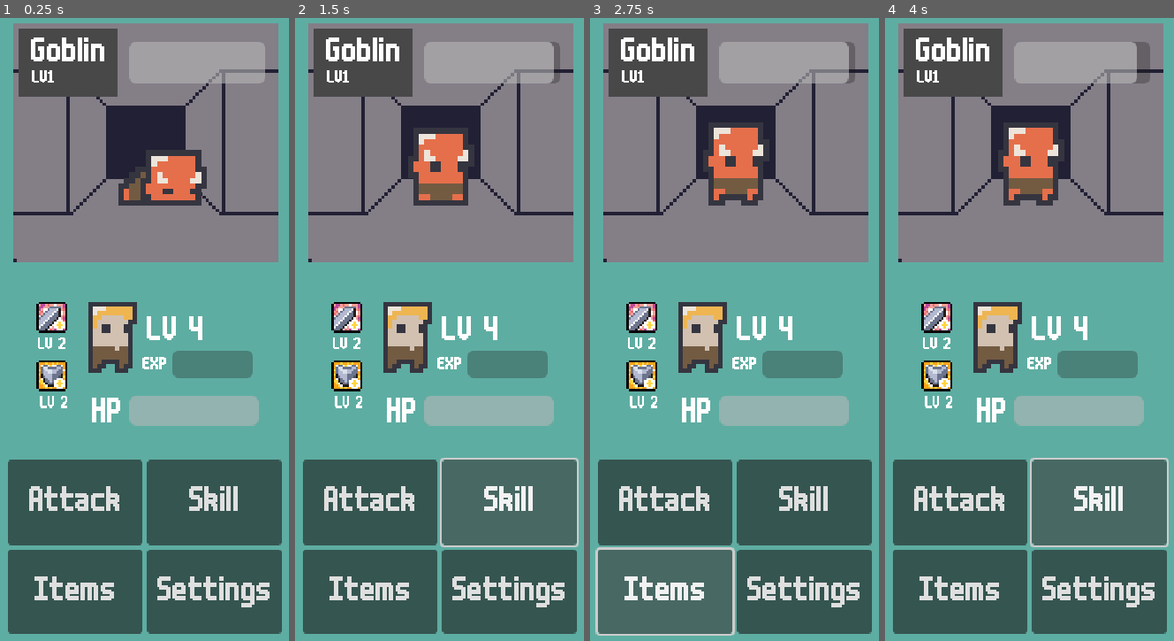
Above: before the commit, frames 1-4 (left to right).
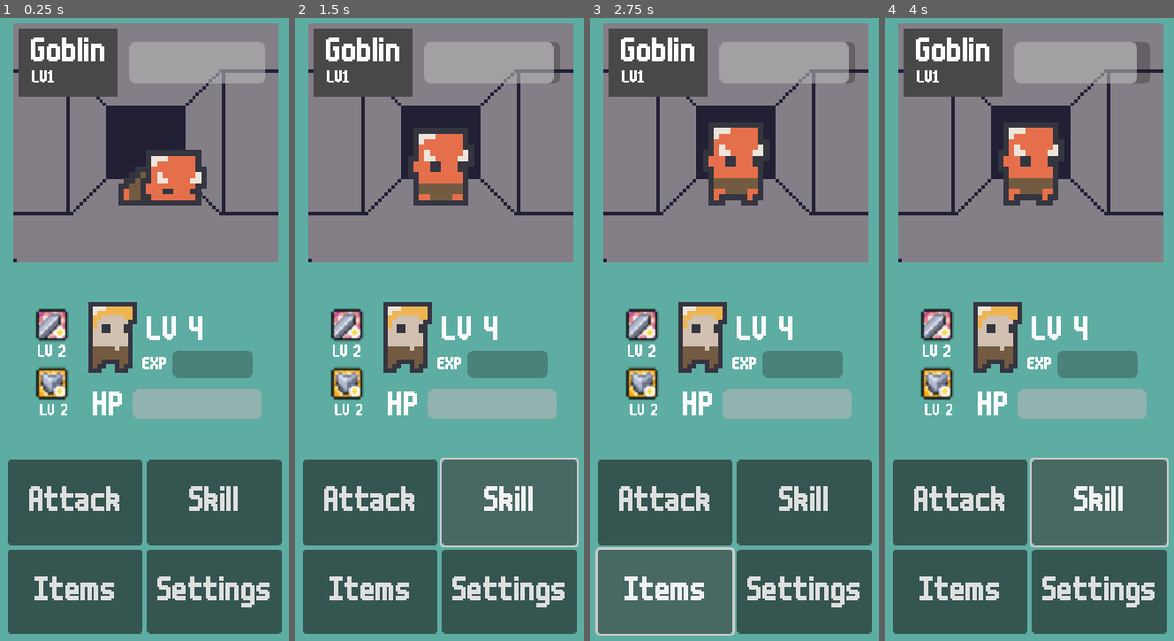
Above: after the commit, the same moments.

Repository: THE21Falcam/Dungeon-Madness
Game: Godot game, scene res://Main World/Layout/Landscape.tscn
The game is run twice, just before and just after one commit, with the same random seed, the same clock (stepped at 60 frames per second) and the same inputs.
Inputs:
- Up to frame 1 (0.25 s): no input
- Up to frame 2 (1.5 s): click "Attack" at 0.5 s; click "Skill" at 1.25 s
- Up to frame 3 (2.75 s): click "Items" at 2 s
- Up to frame 4 (4 s): click "Attack" at 2.75 s; click "Skill" at 3.5 s

The runs differ from the first frame. In frame 1, 2.9% of the frame differs, in the area x 12-91%, y 45-66%; in frame 2, 2.9%; in frame 3, 2.9%; in frame 4, 2.9%.

Commit message:
I Don't Know ?

Diff:
--- a/Main World/Layout/Landscape.tscn
+++ b/Main World/Layout/Landscape.tscn
@@ -18,42 +18,6 @@
 offset_right = 472.0
 offset_bottom = 754.0
 color = Color(0.37048164, 0.6787809, 0.6364452, 1)
-
-[node name="Hero HP Text" type="Label" parent="."]
-anchors_preset = 8
-anchor_left = 0.5
-anchor_top = 0.5
-anchor_right = 0.5
-anchor_bottom = 0.5
-offset_left = 124.0
-offset_top = 366.0
-offset_right = 168.0
-offset_bottom = 411.0
-grow_horizontal = 2
-grow_vertical = 2
-theme_override_fonts/font = ExtResource("2_3p1nf")
-theme_override_font_sizes/font_size = 32
-text = "HP"
-horizontal_alignment = 1
-vertical_alignment = 1
-
-[node name="Hero HP Bar" type="ProgressBar" parent="Hero HP Text"]
-layout_mode = 1
-anchors_preset = 8
-anchor_left = 0.5
-anchor_top = 0.5
-anchor_right = 0.5
-anchor_bottom = 0.5
-offset_left = 20.0
-offset_top = -16.5
-offset_right = 137.0
-offset_bottom = 10.5
-grow_horizontal = 2
-grow_vertical = 2
-max_value = 20.0
-step = 1.0
-value = 20.0
-show_percentage = false
 
 [node name="GridContainer" type="GridContainer" parent="."]
 anchors_preset = 8
@@ -102,78 +66,35 @@
 theme_override_font_sizes/font_size = 32
 text = "Settings"
 
-[node name="Level" type="Label" parent="."]
-offset_left = 182.0
-offset_top = 300.0
-offset_right = 208.0
-offset_bottom = 314.0
-scale = Vector2(2, 2)
-theme_override_fonts/font = ExtResource("2_3p1nf")
-text = "LV 4"
-vertical_alignment = 1
-
-[node name="EXP" type="Label" parent="."]
-offset_left = 178.0
-offset_top = 337.0
-offset_right = 200.0
-offset_bottom = 351.0
-theme_override_fonts/font = ExtResource("2_3p1nf")
-text = "EXP"
-horizontal_alignment = 1
-vertical_alignment = 1
-
-[node name="ProgressBar" type="ProgressBar" parent="EXP"]
-layout_mode = 0
-offset_left = 27.0
-offset_top = -6.0
-offset_right = 100.0
-offset_bottom = 19.0
-show_percentage = false
-
 [node name="Main Camera" type="Camera2D" parent="."]
 position = Vector2(180, 320)
 
-[node name="Player Profile" type="Sprite2D" parent="."]
-texture_filter = 1
-position = Vector2(149, 303)
-scale = Vector2(4, 4)
-texture = ExtResource("3_gbj8d")
-hframes = 8
-vframes = 6
-
-[node name="DungenLayout" type="Sprite2D" parent="."]
-position = Vector2(181, 143)
-scale = Vector2(3, 3)
-texture = ExtResource("1_2tp7a")
-
-[node name="Foe HP Bar" type="ProgressBar" parent="."]
-anchors_preset = 8
-anchor_left = 0.5
-anchor_top = 0.5
-anchor_right = 0.5
-anchor_bottom = 0.5
-offset_left = 166.0
-offset_top = 52.0
-offset_right = 289.0
-offset_bottom = 90.0
-grow_horizontal = 2
-grow_vertical = 2
-theme_override_fonts/font = ExtResource("2_3p1nf")
-max_value = 20.0
-step = 1.0
-value = 20.0
-show_percentage = false
-
-[node name="Dungen Foe" parent="." instance=ExtResource("2_gbj8d")]
-position = Vector2(181, 140)
-scale = Vector2(5, 5)
-
-[node name="AttackBoost" type="Sprite2D" parent="."]
-position = Vector2(96, 301)
+[node name="PROFILE" type="Node" parent="."]
+
+[node name="DefenseBoost" type="Sprite2D" parent="PROFILE"]
+position = Vector2(96, 361)
+scale = Vector2(2, 2)
+texture = ExtResource("4_iucys")
+
+[node name="Label" type="Label" parent="PROFILE/DefenseBoost"]
+texture_filter = 1
+offset_left = -7.5
+offset_top = 9.0
+offset_right = 25.5
+offset_bottom = 23.0
+scale = Vector2(0.5, 0.5)
+theme_override_fonts/font = ExtResource("2_3p1nf")
+text = "LV 2"
+horizontal_alignment = 1
+vertical_alignment = 1
+
+[node name="AttackBoost" type="Sprite2D" parent="PROFILE"]
+position = Vector2(96, 308)
 scale = Vector2(2, 2)
 texture = ExtResource("3_dvrh3")
 
-[node name="Label" type="Label" parent="AttackBoost"]
+[node name="Label" type="Label" parent="PROFILE/AttackBoost"]
+texture_filter = 1
 anchors_preset = -1
 anchor_top = 0.03125
 anchor_bottom = 0.03125
@@ -187,30 +108,85 @@
 horizontal_alignment = 1
 vertical_alignment = 1
 
-[node name="DefenseBoost" type="Sprite2D" parent="."]
-position = Vector2(96, 354)
-scale = Vector2(2, 2)
-texture = ExtResource("4_iucys")
-
-[node name="Label" type="Label" parent="DefenseBoost"]
-offset_left = -7.5
-offset_top = 9.0
-offset_right = 25.5
-offset_bottom = 23.0
-scale = Vector2(0.5, 0.5)
-theme_override_fonts/font = ExtResource("2_3p1nf")
-text = "LV 2"
-horizontal_alignment = 1
-vertical_alignment = 1
-
-[node name="ColorRect3" type="ColorRect" parent="."]
+[node name="Player Profile" type="Sprite2D" parent="PROFILE"]
+texture_filter = 1
+position = Vector2(149, 303)
+scale = Vector2(4, 4)
+texture = ExtResource("3_gbj8d")
+hframes = 8
+vframes = 6
+
+[node name="EXP" type="Label" parent="PROFILE"]
+texture_filter = 1
+offset_left = 178.0
+offset_top = 337.0
+offset_right = 200.0
+offset_bottom = 351.0
+theme_override_fonts/font = ExtResource("2_3p1nf")
+text = "EXP"
+horizontal_alignment = 1
+vertical_alignment = 1
+
+[node name="Level" type="Label" parent="PROFILE"]
+texture_filter = 1
+offset_left = 182.0
+offset_top = 300.0
+offset_right = 208.0
+offset_bottom = 314.0
+scale = Vector2(2, 2)
+theme_override_fonts/font = ExtResource("2_3p1nf")
+text = "LV 4"
+vertical_alignment = 1
+
+[node name="Hero HP Text" type="Label" parent="PROFILE"]
+texture_filter = 1
+offset_left = 133.0
+offset_top = 367.5
+offset_right = 161.0
+offset_bottom = 395.5
+theme_override_fonts/font = ExtResource("2_3p1nf")
+theme_override_font_sizes/font_size = 32
+text = "HP"
+horizontal_alignment = 1
+vertical_alignment = 1
+
+[node name="Hero HP Bar" type="ProgressBar" parent="PROFILE"]
+texture_filter = 1
+offset_left = 169.0
+offset_top = 366.0
+offset_right = 286.0
+offset_bottom = 393.0
+max_value = 20.0
+step = 1.0
+value = 20.0
+show_percentage = false
+
+[node name="ProgressBar" type="ProgressBar" parent="PROFILE"]
+texture_filter = 1
+offset_left = 205.0
+offset_top = 331.0
+offset_right = 278.0
+offset_bottom = 356.0
+show_percentage = false
+
+[node name="ENEMY" type="Node" parent="."]
+
+[node name="DungenLayout" type="Sprite2D" parent="ENEMY"]
+texture_filter = 1
+position = Vector2(181, 143)
+scale = Vector2(3, 3)
+texture = ExtResource("1_2tp7a")
+
+[node name="ColorRect3" type="ColorRect" parent="ENEMY"]
+texture_filter = 1
 offset_left = 66.0
 offset_top = 40.0
 offset_right = 155.0
 offset_bottom = 102.0
 color = Color(0.28118682, 0.28118688, 0.28118682, 1)
 
-[node name="Label" type="Label" parent="ColorRect3"]
+[node name="Label" type="Label" parent="ENEMY/ColorRect3"]
+texture_filter = 1
 layout_mode = 0
 offset_left = 11.0
 offset_top = 8.0
@@ -220,7 +196,8 @@
 theme_override_fonts/font = ExtResource("2_3p1nf")
 text = "Goblin"
 
-[node name="Label2" type="Label" parent="ColorRect3"]
+[node name="Label2" type="Label" parent="ENEMY/ColorRect3"]
+texture_filter = 1
 layout_mode = 0
 offset_left = 12.0
 offset_top = 38.0
@@ -229,4 +206,28 @@
 theme_override_fonts/font = ExtResource("2_3p1nf")
 text = "LV1"
 
+[node name="Foe HP Bar" type="ProgressBar" parent="ENEMY/ColorRect3"]
+texture_filter = 1
+layout_mode = 1
+anchors_preset = 8
+anchor_left = 0.5
+anchor_top = 0.5
+anchor_right = 0.5
+anchor_bottom = 0.5
+offset_left = 55.5
+offset_top = -19.0
+offset_right = 178.5
+offset_bottom = 19.0
+grow_horizontal = 2
+grow_vertical = 2
+theme_override_fonts/font = ExtResource("2_3p1nf")
+max_value = 20.0
+step = 1.0
+value = 20.0
+show_percentage = false
+
+[node name="Dungen Foe" parent="ENEMY" instance=ExtResource("2_gbj8d")]
+position = Vector2(181, 140)
+scale = Vector2(5, 5)
+
 [connection signal="pressed" from="GridContainer/Attack" to="." method="_on_attack_pressed"]
--- a/Main World/main_world.gd
+++ b/Main World/main_world.gd
@@ -1,7 +1,7 @@
 extends Node2D
 
-@onready var Enemy = $"Dungen Foe"
-@onready var For_HP_Bar = $"Foe HP Bar"
+@onready var Enemy = $"ENEMY/Dungen Foe"
+@onready var For_HP_Bar = $"ENEMY/ColorRect3/Foe HP Bar"
 @onready var Attack_Button = $"GridContainer/Attack"
 
 func _process(delta: float) -> void:
